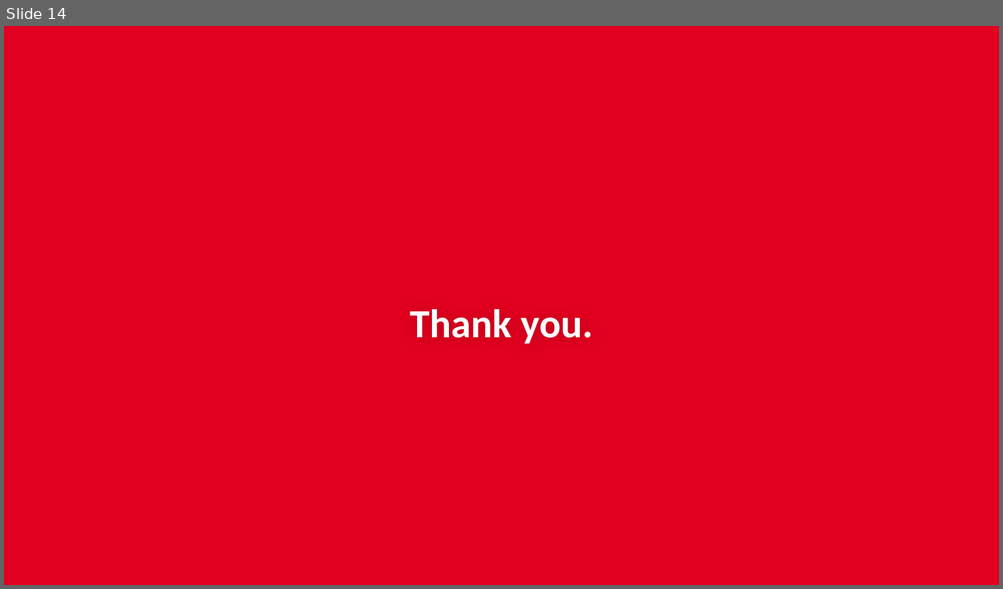
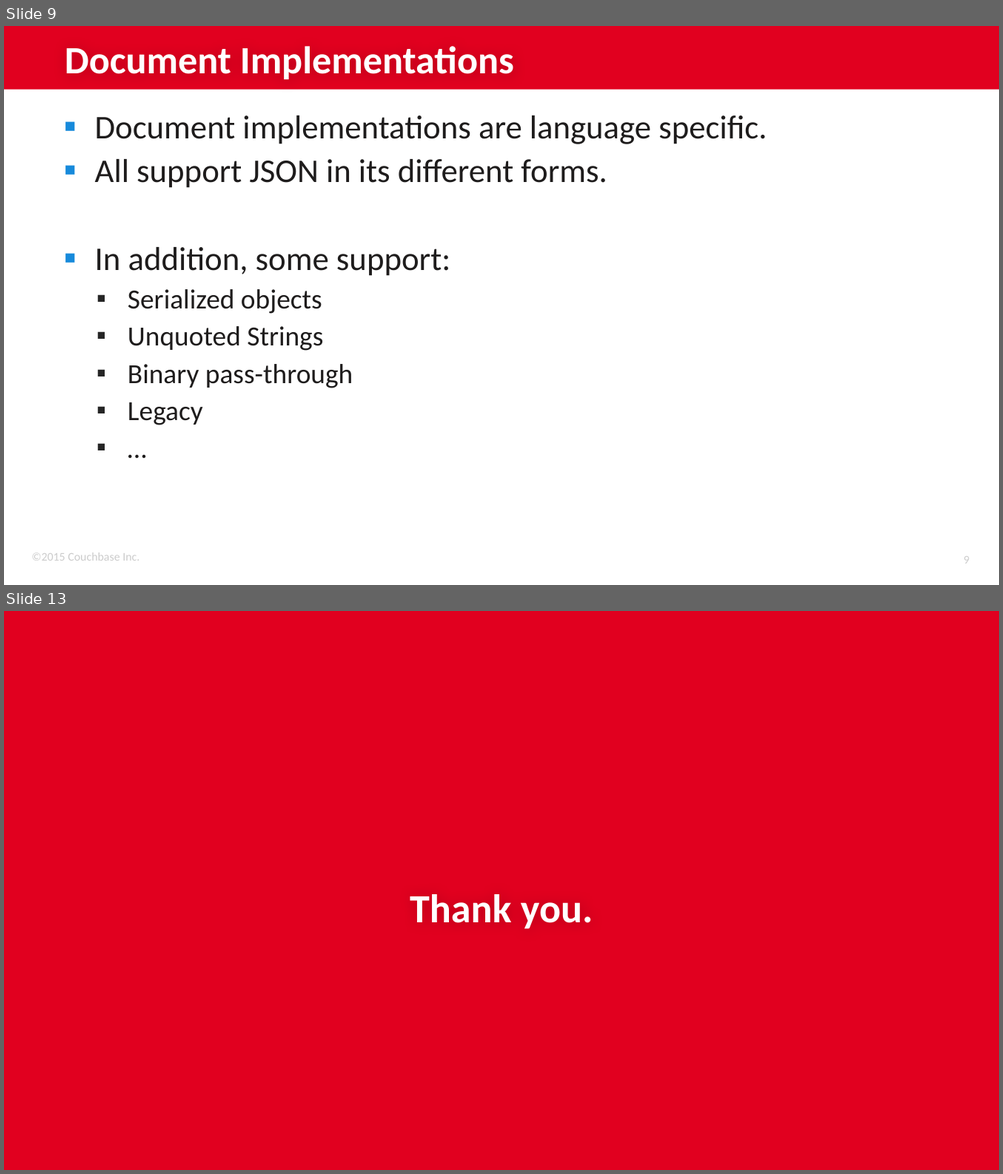
Before and after one commit to subalakr/workshop, a slide deck: server/presentations/02_SDKs.pptx. Shown one above the other, each under a label of ours: slide 14 before the commit, slides 9 and 13 after it; the slides between them are not shown. The pictures are 1003x589 and 1003x1174 pixels, drawn with LibreOffice and Linux fonts; fonts in the diff are those of the drawing; background and template pictures are left out. Boxes give left, top, right and bottom in pixels: in the first picture for what was removed or moved away, otherwise in the second. Text is boxed around its words. In the diff, an @@ line names an element or a change of style, - is before the commit and + after.

```diff
--- a/server/presentations/02_SDKs.pptx
+++ b/server/presentations/02_SDKs.pptx
@@ slide 9 added at box(4, 26, 999, 585), background #FFFFFF @@
@@ rectangle added at box(4, 26, 999, 90), fill #E1001F @@
@@ title added at box(65, 46, 514, 80), 28 pt, text #FFFFFF, bold @@
+Document Implementations
@@ text added at box(95, 116, 766, 426), 24 pt, text #1E1C1C @@
+▪ Document implementations are language specific.
+▪ All support JSON in its different forms.
+▪ In addition, some support:
+  ▪ Serialized objects
+  ▪ Unquoted Strings
+  ▪ Binary pass-through
+  ▪ Legacy
+  ▪ …
@@ text added at box(31, 553, 139, 561), 8.5 pt, text #CCCCCC @@
+©2015 Couchbase Inc.
@@ page number added at box(963, 557, 969, 564), 8.5 pt, text #CCCCCC @@
+9
@@ what was slide 14 is now slide 13 @@
```
Also in this commit, not shown: 12 slides changed, 11 other slides added, 2 slides removed.
